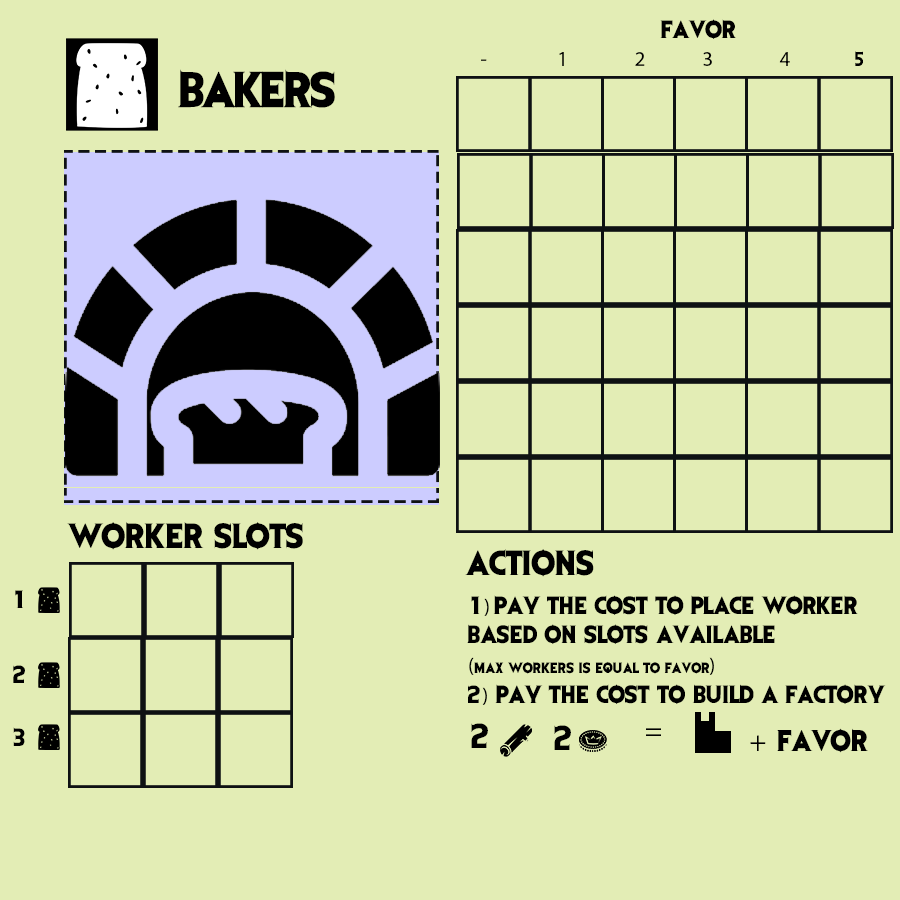
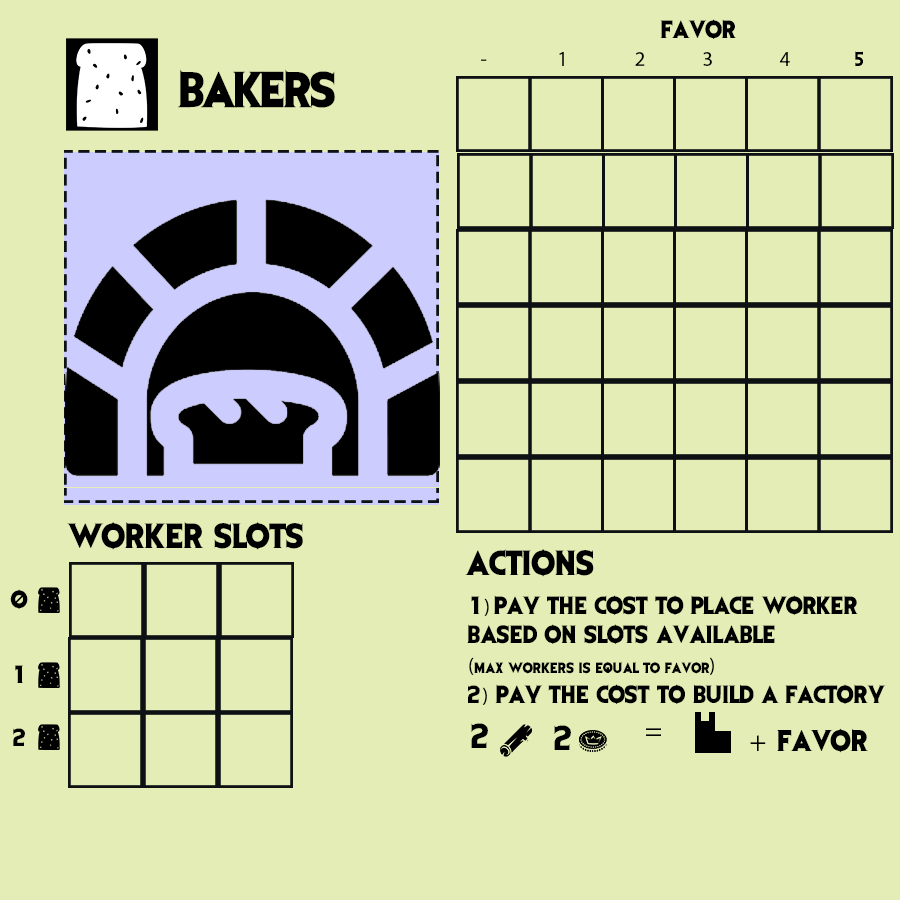
Before/after of a 900x900 layered artwork. What changed in the layer stack:
renamed "3" to "2", painted on it over [13, 727, 25, 746]
renamed "2" to "1", painted on it over [13, 665, 25, 683]
renamed "1" to "0", painted on it over [10, 589, 28, 609]
